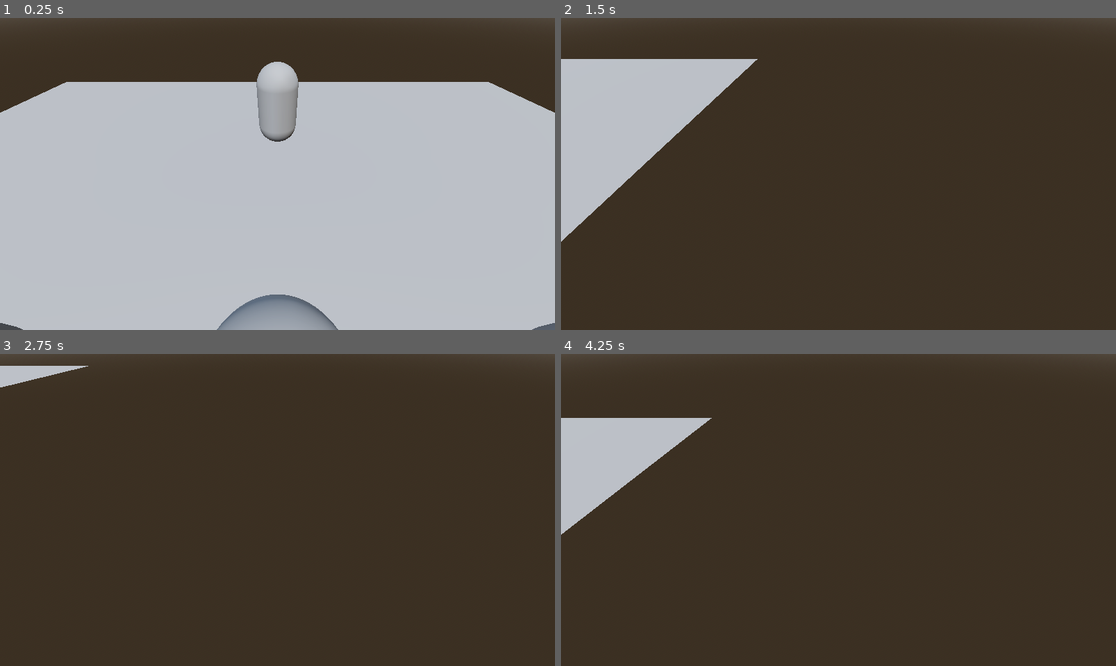
Above: before the commit, frames 1-4 (two rows, left to right).
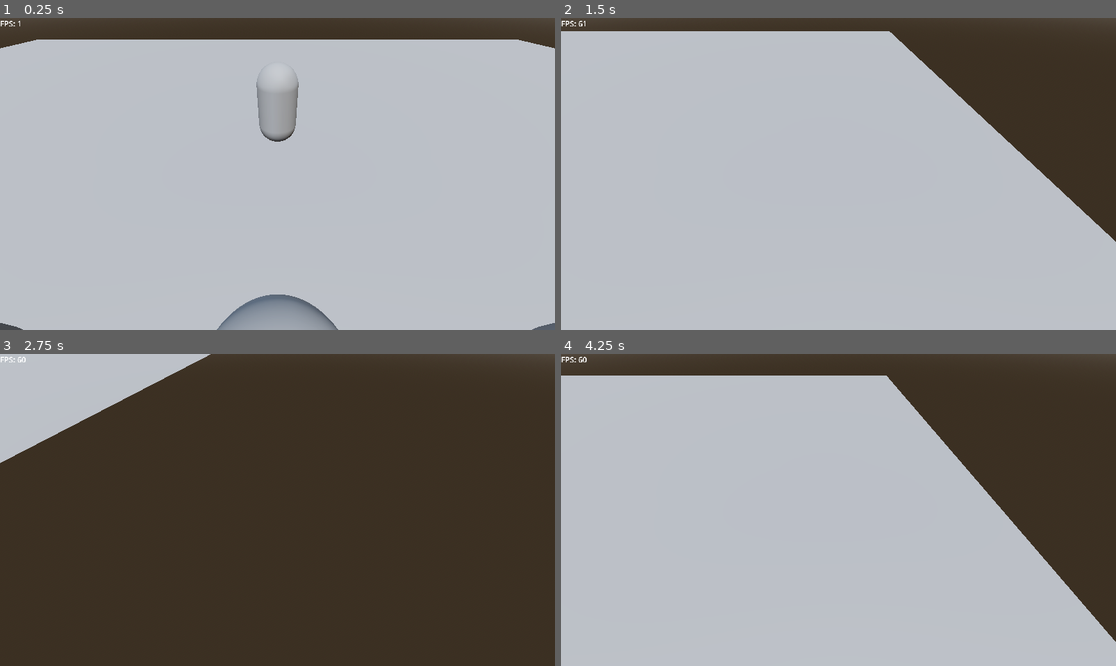
Above: after the commit, the same moments.

Repository: SendHelp001/character-arena-godot
Game: Godot game, scene res://World.tscn
Same seed, same stepped clock (60 frames per second), same inputs: the game is played once before the commit and once after it.
Inputs (mouse positions are in pixels of both pictures, inside the frame that each line leads up to):
- Up to frame 1 (0.25 s): no input
- Up to frame 2 (1.5 s): tap Enter at 0.5 s; move the mouse to (960, 158) at 0.52 s; hold Right (ui_right) 0.53-1.28 s; hold Shift 0.53-1.28 s; click (960, 158) at 0.67 s; move the mouse to (727, 189) at 1.27 s; hold Down (ui_down) from 1.28 s (still down); tap Shift at 1.35 s
- Up to frame 3 (2.75 s): move the mouse to (333, 441) at 2.02 s; release Down (ui_down) at 2.03 s; hold Right (ui_right) from 2.03 s (still down); hold Shift from 2.03 s (still down)
- Up to frame 4 (4.25 s): move the mouse to (810, 572) at 2.77 s; release Right (ui_right) at 2.78 s; release Shift at 2.78 s; hold Up (ui_up) 2.78-3.53 s; tap Shift at 2.85 s; click (810, 572) at 2.92 s; move the mouse to (1005, 556) at 3.52 s; hold Left (ui_left) from 3.53 s (still down); hold Shift from 3.53 s (still down)

The runs differ from the first frame. In frame 1, 14% of the frame differs, in the area x 0-100%, y 0-31%; in frame 2, 72%, in the area x 0-100%, y 0-100%; in frame 3, 6.1%; in frame 4, 70%.

Commit message:
feat: Implement unit movement with navigation and avoidance, create a base unit scene, add an FPS display, and expand the world's navigable area.

Diff:
--- a/Scenes/Components/UnitMovement.gd
+++ b/Scenes/Components/UnitMovement.gd
@@ -67,10 +67,58 @@
 	var dir = next - unit.global_position
 
 	if dir.length() > 0.1:
-		unit.velocity = dir.normalized() * stats.stat_data.move_speed
+		var move_velocity = dir.normalized() * stats.stat_data.move_speed
+
+		# Apply avoidance steering (separation + tangent)
+		var avoidance = _calculate_separation_force()
+		unit.velocity = move_velocity + avoidance
 		unit.move_and_slide()
 	else:
 		# Only stop if not following
 		if not follow_target:
 			agent.set_target_position(unit.global_position)
 			target_reached.emit()
+
+func _calculate_separation_force() -> Vector3:
+	var avoidance_force = Vector3.ZERO
+	var neighbors = unit.get_node("SeparationArea").get_overlapping_bodies()
+	var separation_strength = 4.0
+	var steering_strength = 6.0
+
+	for neighbor in neighbors:
+		if neighbor != unit and neighbor is CharacterBody3D:
+			var to_neighbor = neighbor.global_position - unit.global_position
+			var dist = to_neighbor.length()
+
+			if dist < 0.01: continue
+
+			# 1. Repulsion (Personal Space) - Push away if too close
+			if dist < 1.0:
+				var push_force = (1.0 - dist) / 1.0
+				avoidance_force -= to_neighbor.normalized() * push_force * separation_strength
+
+			# 2. Tangent Steering (Going Around)
+			# Check if neighbor is roughly in front of us
+			var forward = -unit.global_transform.basis.z
+			if unit.velocity.length() > 0.1:
+				forward = unit.velocity.normalized()
+
+			var dot = forward.dot(to_neighbor.normalized())
+
+			# If neighbor is in front (dot > 0.5 means within ~60 degrees)
+			if dot > 0.5 and dist < 2.0:
+				# Calculate tangent vector (perpendicular to direction to neighbor)
+				# We want to steer to the side that is "easier"
+				var tangent = to_neighbor.cross(Vector3.UP).normalized()
+
+				# Determine which side to steer towards using cross product with forward
+				# If neighbor is slightly left, steer right. If slightly right, steer left.
+				var side = forward.cross(to_neighbor).y
+				if side > 0:
+					avoidance_force -= tangent * steering_strength # Steer Left
+				else:
+					avoidance_force += tangent * steering_strength # Steer Right
+
+	# Flatten to XZ plane
+	avoidance_force.y = 0
+	return avoidance_force
--- a/Scenes/Unit.tscn
+++ b/Scenes/Unit.tscn
@@ -16,6 +16,10 @@
 
 [sub_resource type="CapsuleMesh" id="CapsuleMesh_qk68r"]
 
+[sub_resource type="CylinderShape3D" id="CylinderShape3D_separation"]
+height = 2.0
+radius = 1.2
+
 [sub_resource type="ConvexPolygonShape3D" id="ConvexPolygonShape3D_lymsv"]
 points = PackedVector3Array(-0.12520654, -0.532801, -0.4805069, 0.022783129, 0.4760704, 0.49888408, 0.16971254, 0.55914 …(1084 unchanged characters)…
 
@@ -24,8 +28,16 @@
 stats_resource = ExtResource("2_lymsv")
 
 [node name="NavigationAgent3D" type="NavigationAgent3D" parent="."]
-avoidance_enabled = true
+avoidance_enabled = false
 debug_enabled = true
+
+[node name="SeparationArea" type="Area3D" parent="."]
+collision_layer = 0
+collision_mask = 1
+monitorable = false
+
+[node name="CollisionShape3D" type="CollisionShape3D" parent="SeparationArea"]
+shape = SubResource("CylinderShape3D_separation")
 
 [node name="SelectionRing" type="MeshInstance3D" parent="."]
 transform = Transform3D(1, 0, 0, 0, 1, 0, 0, 0, 1, 0, -0.73252505, 0)
@@ -40,6 +52,7 @@
 
 [node name="StatsLabel" type="Label3D" parent="."]
 transform = Transform3D(1, 0, 0, 0, 1, 0, 0, 0, 1, 0, 2.520485, 0)
+billboard = 1
 
 [node name="UnitMovement" type="Node" parent="."]
 script = ExtResource("3_ppost")
--- /dev/null
+++ b/Scripts/FPSLabel.gd
@@ -0,0 +1,4 @@
+extends Label
+
+func _process(_delta):
+	text = "FPS: %d" % Engine.get_frames_per_second()
--- a/World.tscn
+++ b/World.tscn
@@ -1,10 +1,11 @@
-[gd_scene load_steps=13 format=3 uid="uid://cfrhyxgrw488v"]
+[gd_scene load_steps=14 format=3 uid="uid://cfrhyxgrw488v"]
 
 [ext_resource type="Script" uid="uid://cjey2pgieryep" path="res://Scripts/cameraController.gd" id="1_c6gwx"]
 [ext_resource type="Script" uid="uid://dm8w3c4c2u5d4" path="res://Scripts/selectionController.gd" id="2_2dftf"]
 [ext_resource type="PackedScene" uid="uid://bse20ws4otdc8" path="res://Scenes/Unit.tscn" id="3_bcbcq"]
-[ext_resource type="Resource" uid="uid://cqb5h8x2v3n4a" path="res://ResourceStats/hero_archer.tres" id="5_archer"]
-[ext_resource type="Resource" uid="uid://d78u71sfu5cj" path="res://ResourceStats/hero_mage.tres" id="6_mage"]
+[ext_resource type="Script" uid="uid://cio7gctac5qpo" path="res://Scripts/FPSLabel.gd" id="4_fps"]
+[ext_resource type="Resource" path="res://ResourceStats/hero_archer.tres" id="5_archer"]
+[ext_resource type="Resource" path="res://ResourceStats/hero_mage.tres" id="6_mage"]
 
 [sub_resource type="ProceduralSkyMaterial" id="ProceduralSkyMaterial_bcbcq"]
 sky_horizon_color = Color(0.66224277, 0.6717428, 0.6867428, 1)
@@ -20,16 +21,16 @@
 glow_enabled = true
 
 [sub_resource type="PlaneMesh" id="PlaneMesh_cmany"]
-size = Vector2(20, 20)
+size = Vector2(40, 40)
 
 [sub_resource type="NavigationMesh" id="NavigationMesh_2dftf"]
-vertices = PackedVector3Array(-9.48955, 0.5, -9.498327, -9.48955, 0.5, 9.501673, 9.51045, 0.5, 9.501673, 9.51045, 0.5, -9.498327)
+vertices = PackedVector3Array(-19.491013, 1, -19.468342, -19.491013, 1, 19.531658, 19.508987, 1, 19.531658, 19.508987, 1, -19.468342)
 polygons = [PackedInt32Array(3, 2, 0), PackedInt32Array(0, 2, 1)]
 
 [sub_resource type="PhysicsMaterial" id="PhysicsMaterial_2dftf"]
 
 [sub_resource type="BoxShape3D" id="BoxShape3D_bcbcq"]
-size = Vector3(20.001099, 1, 20.058655)
+size = Vector3(40.07451, 1, 40.103962)
 
 [node name="World" type="Node3D"]
 
@@ -46,7 +47,7 @@
 physics_material_override = SubResource("PhysicsMaterial_2dftf")
 
 [node name="CollisionShape3D" type="CollisionShape3D" parent="NavigationRegion3D/StaticBody3D"]
-transform = Transform3D(1, 0, 0, 0, 1, 0, 0, 0, 1, 0.011, -0.5, 0.031)
+transform = Transform3D(1, 0, 0, 0, 1, 0, 0, 0, 1, 0.04624176, 0, 0.083639145)
 shape = SubResource("BoxShape3D_bcbcq")
 
 [node name="Camera3D" type="Camera3D" parent="."]
@@ -74,3 +75,11 @@
 [node name="EnemyWarrior" parent="." instance=ExtResource("3_bcbcq")]
 transform = Transform3D(1, 0, 0, 0, 1, 0, 0, 0, 1, 0, 1.1161244, -5)
 team_id = 1
+
+[node name="CanvasLayer" type="CanvasLayer" parent="."]
+
+[node name="FPSLabel" type="Label" parent="CanvasLayer"]
+offset_right = 40.0
+offset_bottom = 23.0
+text = "FPS: 60"
+script = ExtResource("4_fps")
--- a/project.godot
+++ b/project.godot
@@ -15,6 +15,10 @@
 config/features=PackedStringArray("4.5", "Forward Plus")
 config/icon="res://icon.svg"
 
+[physics]
+
+3d/physics_engine="Jolt Physics"
+
 [rendering]
 
 textures/canvas_textures/default_texture_filter=0
Not shown, added: Scripts/FPSLabel.gd.uid
